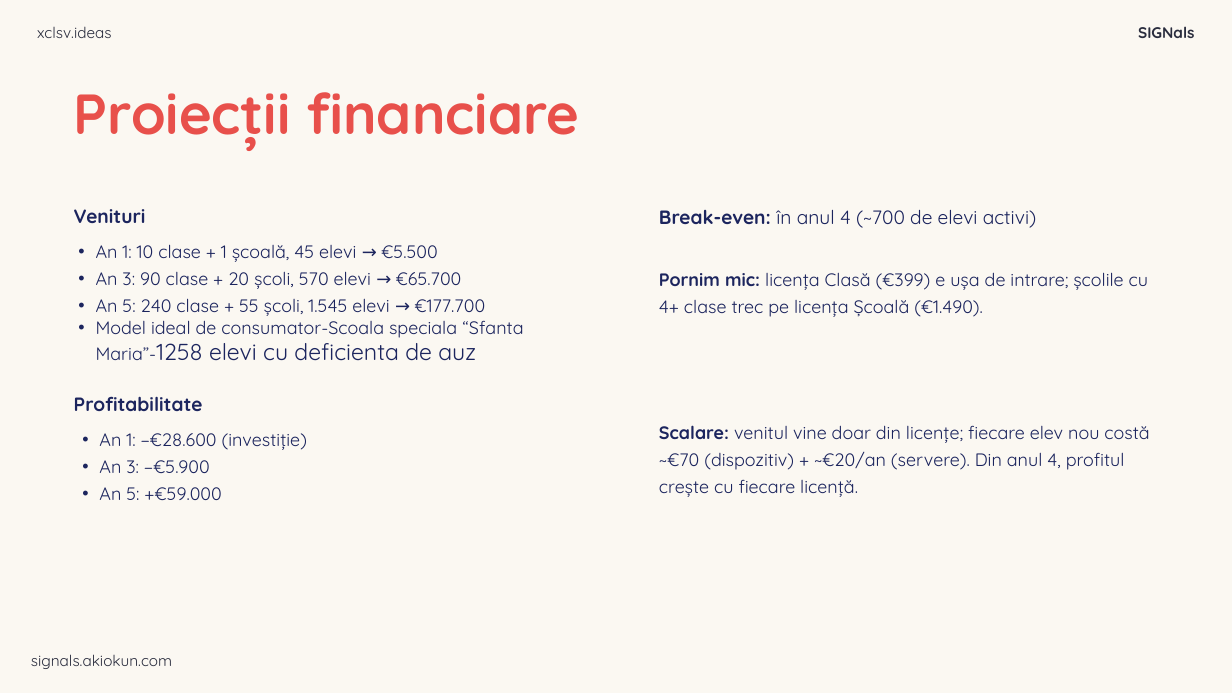
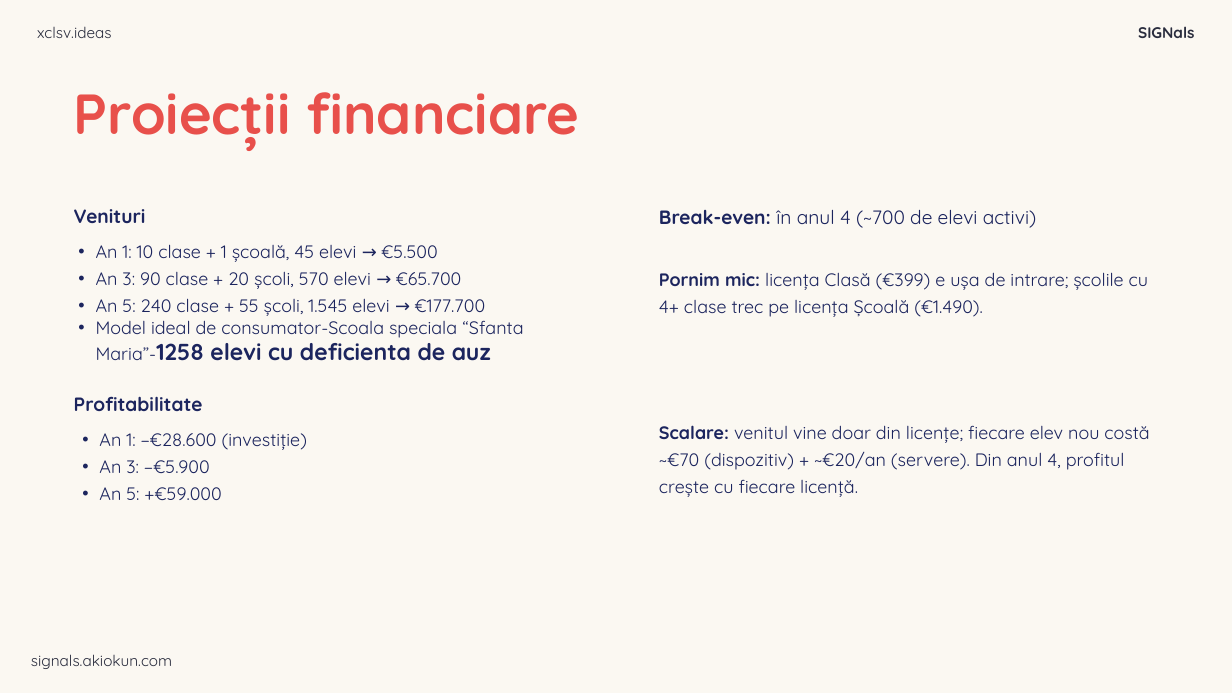
Before and after one commit to floreastefanpeter-eng/xclsv.ideas, a slide deck: slide 9 of signals_pitch.pptx. Drawn at 1232x693 pixels with LibreOffice and Linux fonts; fonts in the diff are those of the drawing. Boxes give left, top, right and bottom in pixels: in the first picture for what was removed or moved away, otherwise in the second. Text is boxed around its words. In the diff, an @@ line names an element or a change of style, - is before the commit and + after.

```diff
--- a/signals_pitch.pptx
+++ b/signals_pitch.pptx
@@ text at box(96, 315, 524, 361): bold on in "Maria”-1258 elevi cu deficienta de auz" @@
```
Also in this commit, not shown: 2 other slides changed.
